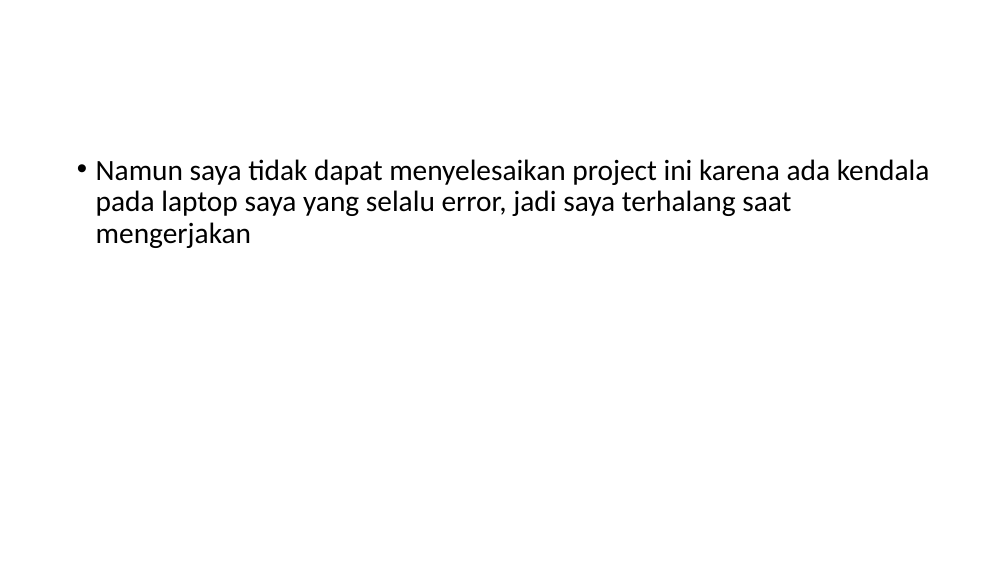
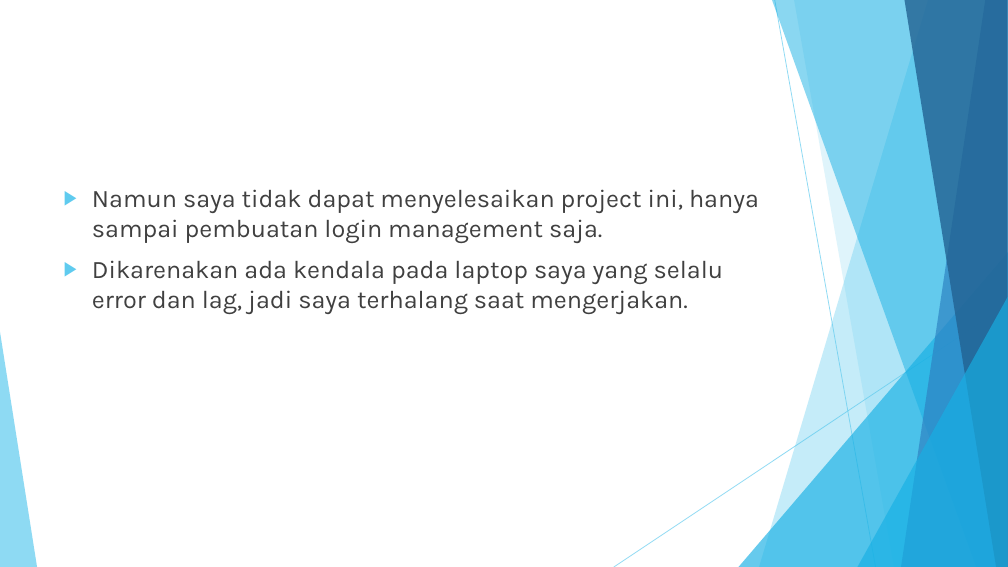
Before and after one commit to AdrianRafli/SEMIVA, a slide deck: slide 9 of PPt.pptx (slide 8 before the commit). Drawn at 1008x567 pixels with LibreOffice and Linux fonts; fonts in the diff are those of the drawing. Boxes give left, top, right and bottom in pixels: in the first picture for what was removed or moved away, otherwise in the second. Text is boxed around its words. In the diff, an @@ line names an element or a change of style, - is before the commit and + after.

```diff
--- a/PPt.pptx
+++ b/PPt.pptx
@@ text at [92,189,759,314]: text changed; size 28 to 24 pt; font Calibri to Karla; text colour #000000 to #404040 @@
-• Namun saya tidak dapat menyelesaikan project ini karena ada kendala pada laptop saya yang selalu error, jadi saya terhalang saat mengerjakan
+▶ Namun saya tidak dapat menyelesaikan project ini, hanya sampai pembuatan login management saja.
+▶ Dikarenakan ada kendala pada laptop saya yang selalu error dan lag, jadi saya terhalang saat mengerjakan.
@@ group added at [0,0,1008,567]: 5 freeform shapes, 3 triangles, 2 lines @@
```
Also in this commit, not shown: 7 other slides changed, 1 slide added.
